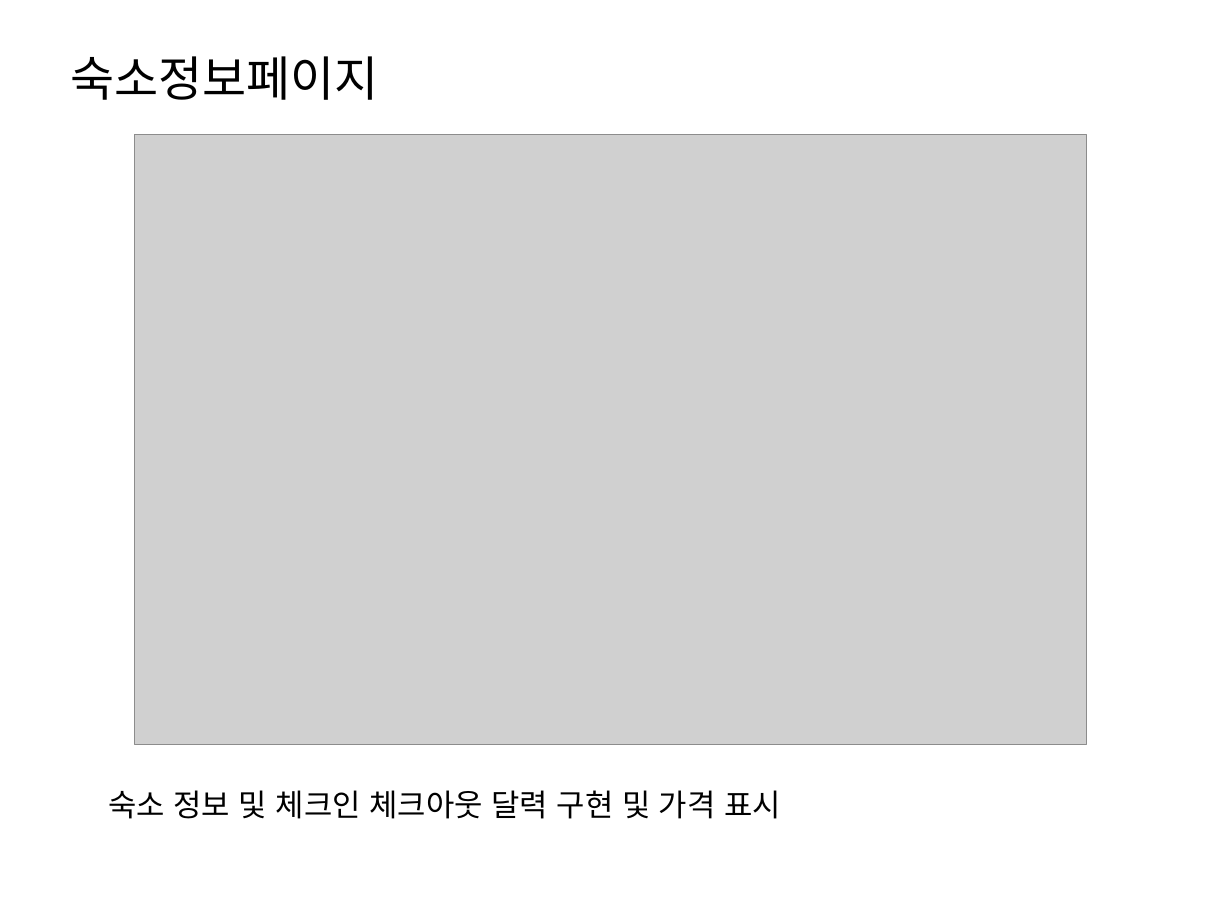
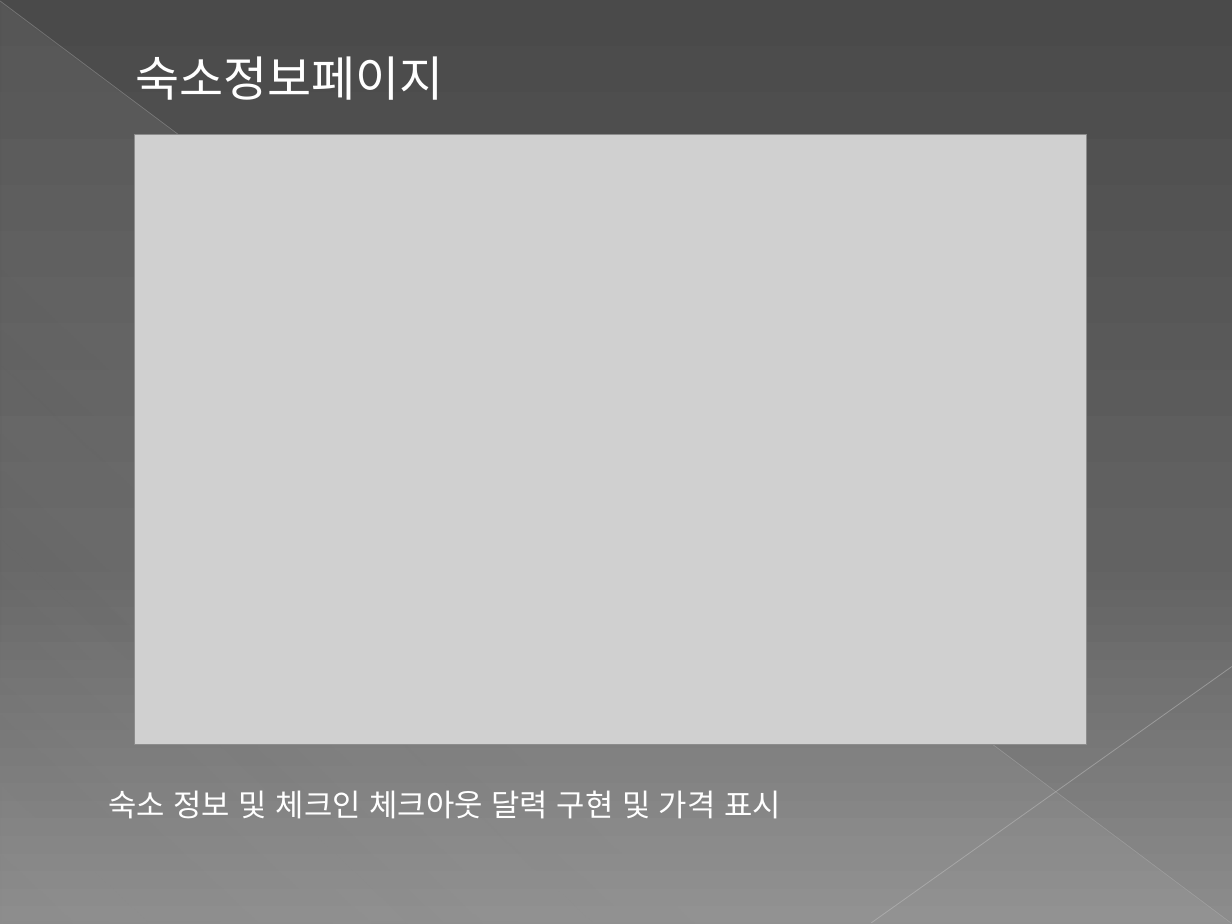
Before and after one commit to HyoJip/team2, a slide deck: slide 2 of ppt/Team2(9-23).pptx. Drawn at 1232x924 pixels with LibreOffice and Linux fonts; fonts in the diff are those of the drawing; grey boxes stand for pictures. Boxes give left, top, right and bottom in pixels: in the first picture for what was removed or moved away, otherwise in the second. Text is boxed around its words. In the diff, an @@ line names an element or a change of style, - is before the commit and + after.

```diff
--- a/ppt/Team2(9-23).pptx
+++ b/ppt/Team2(9-23).pptx
@@ background #FFFFFF to gradient #4A4A4A to #626262 to #8C8C8C @@
@@ line added from (0, 1) to (1231, 923), #BFBFBF 0.39 pt @@
@@ right triangle added at (1, 2, 1231, 924), fill gradient #D2D2D2 @@
@@ title "숙소정보페이지" at (135, 56, 443, 106): font Noto Sans CJK KR to League Spartan, text colour #000000 to #FFFFFF; indent changed @@
@@ line added from (1232, 667) to (871, 923), #C6C6C6 0.47 pt @@
@@ text "숙소 정보 및 체크인 체크아웃 ..." at (108, 790, 781, 819): font Noto Sans CJK KR to League Spartan, text colour #000000 to #FFFFFF @@
```
Also in this commit, not shown: 6 other slides changed, 1 slide added.
